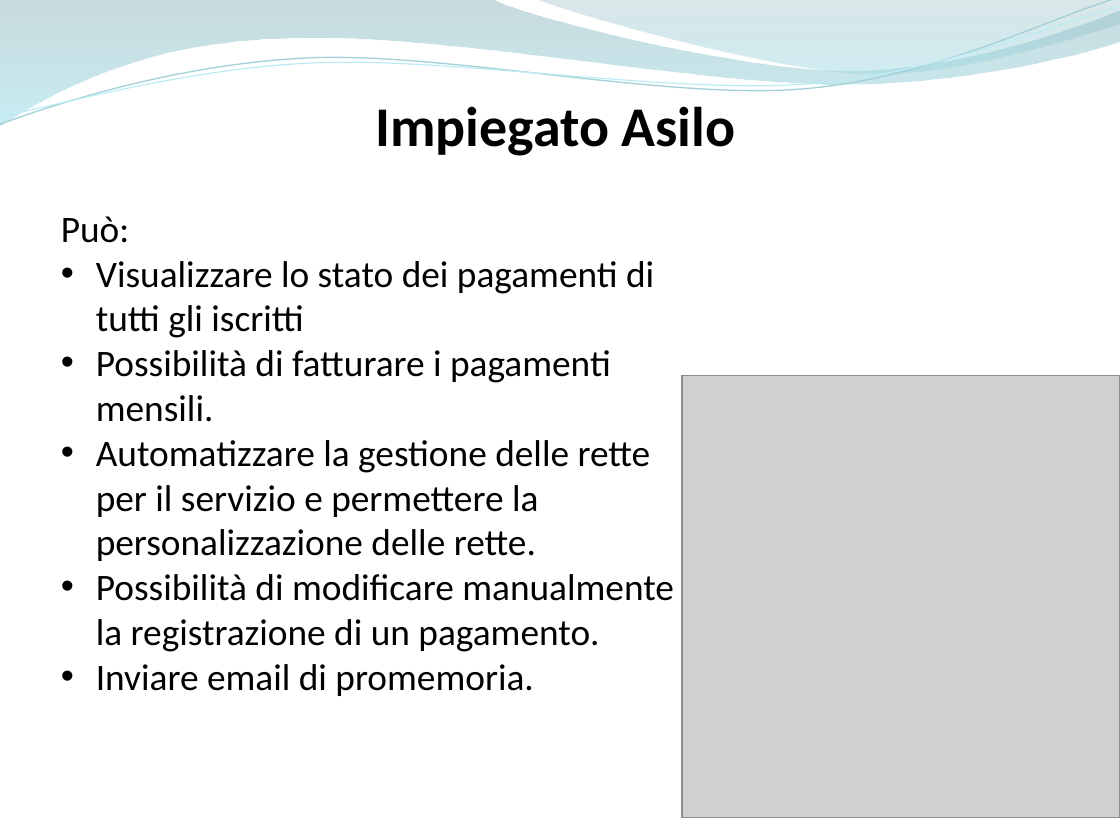
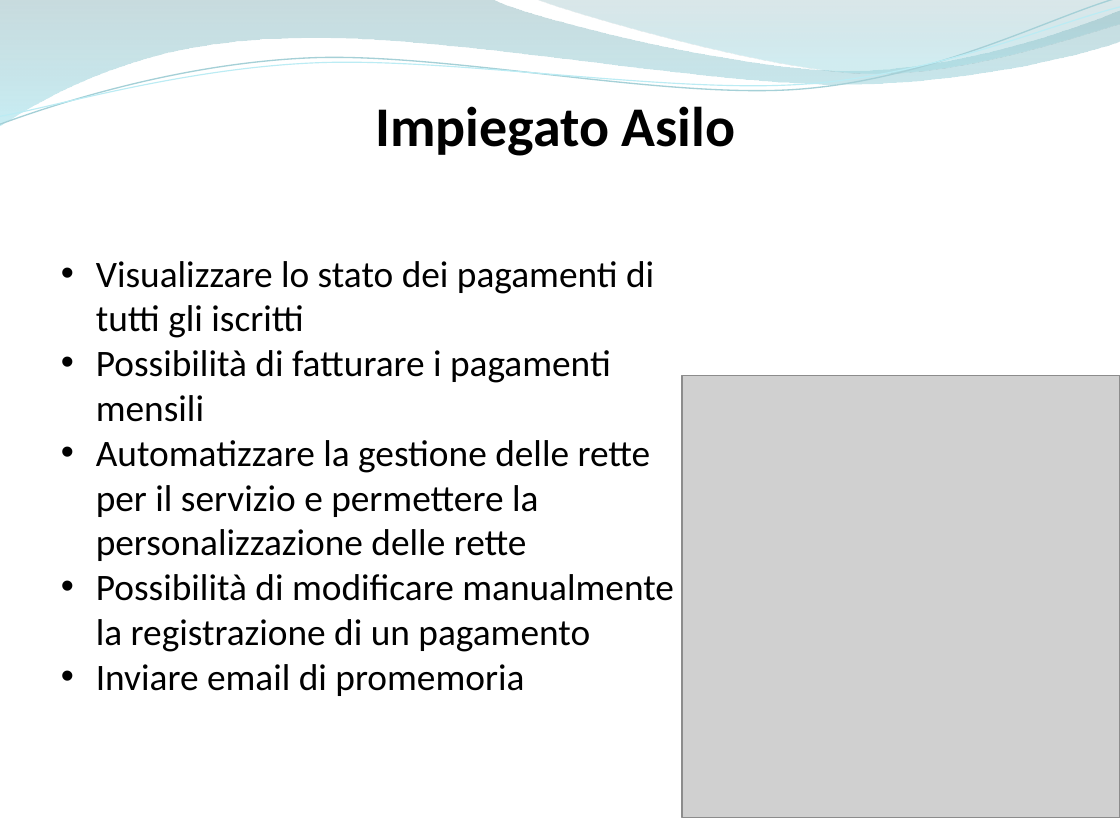
Before and after one commit to ammirate/at-silo, a slide deck: slide 9 of Presentazione/Atsilo2/Parisi/Atsilo_M_Parisi.pptx (slide 11 before the commit). Drawn at 1120x840 pixels with LibreOffice and Linux fonts; fonts in the diff are those of the drawing; grey boxes stand for pictures. Boxes give left, top, right and bottom in pixels: in the first picture for what was removed or moved away, otherwise in the second. Text is boxed around its words. In the diff, an @@ line names an element or a change of style, - is before the commit and + after.

```diff
--- a/Presentazione/Atsilo2/Parisi/Atsilo_M_Parisi.pptx
+++ b/Presentazione/Atsilo2/Parisi/Atsilo_M_Parisi.pptx
@@ text at (61, 216, 130, 243): paragraph removed @@
-Può:
@@ text at (96, 350, 674, 696): text changed @@
-• Possibilità di fatturare i pagamenti mensili.
-• Automatizzare la gestione delle rette per il servizio e permettere la personalizzazione delle rette.
-• Possibilità di modificare manualmente la registrazione di un pagamento.
-• Inviare email di promemoria.
+• Possibilità di fatturare i pagamenti mensili
+• Automatizzare la gestione delle rette per il servizio e permettere la personalizzazione delle rette
+• Possibilità di modificare manualmente la registrazione di un pagamento
+• Inviare email di promemoria
```
Also in this commit, not shown: 5 other slides changed, 2 slides removed.
